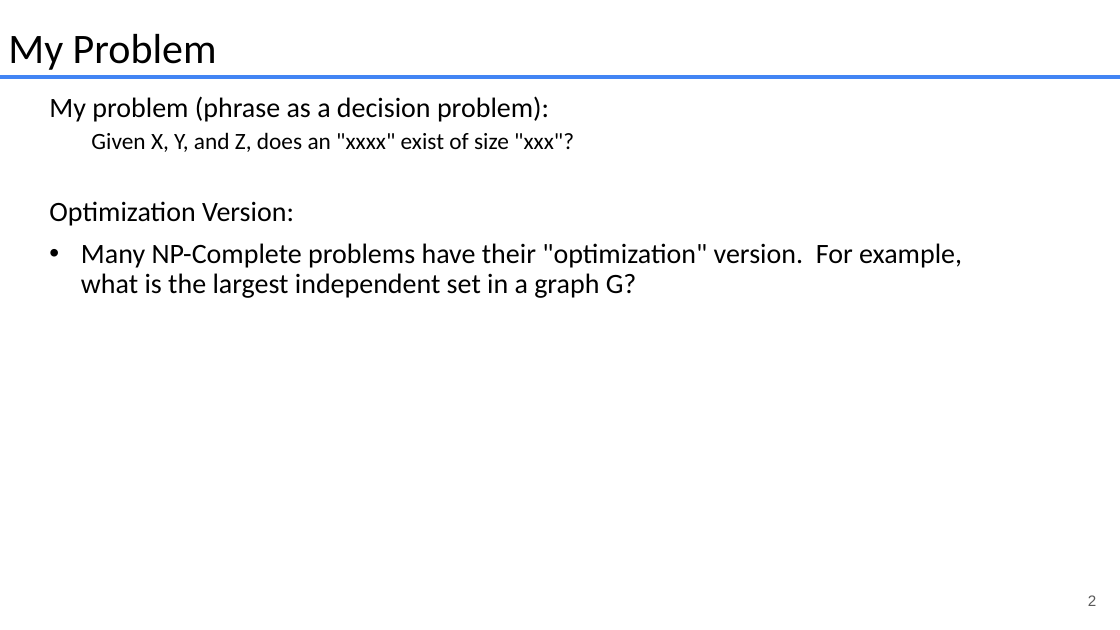
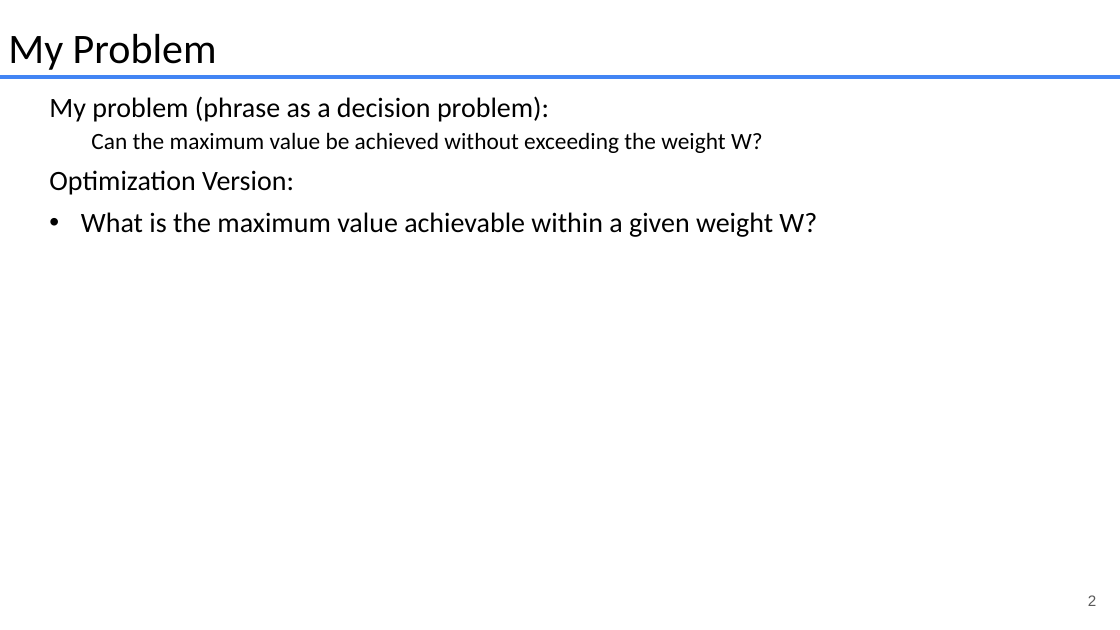
Before and after one commit to JustinMatthewNewman/cs412_FinalProject, a slide deck: slide 2 of presentations/problem_presentation.pptx. Drawn at 1120x630 pixels with LibreOffice and Linux fonts; fonts in the diff are those of the drawing. Boxes give left, top, right and bottom in pixels: in the first picture for what was removed or moved away, otherwise in the second. Text is boxed around its words. In the diff, an @@ line names an element or a change of style, - is before the commit and + after.

Commit message:
Updated slides

```diff
--- a/presentations/problem_presentation.pptx
+++ b/presentations/problem_presentation.pptx
@@ text at (91, 132, 763, 153): text changed @@
-  Given X, Y, and Z, does an "xxxx" exist of size "xxx"?
+  Can the maximum value be achieved without exceeding the weight W?
@@ text at (81, 212, 817, 237): text changed @@
-• Many NP-Complete problems have their "optimization" version. For example, what is the largest independent set in a graph G?
+• What is the maximum value achievable within a given weight W?
```
Also in this commit, not shown: 1 other slide changed.
